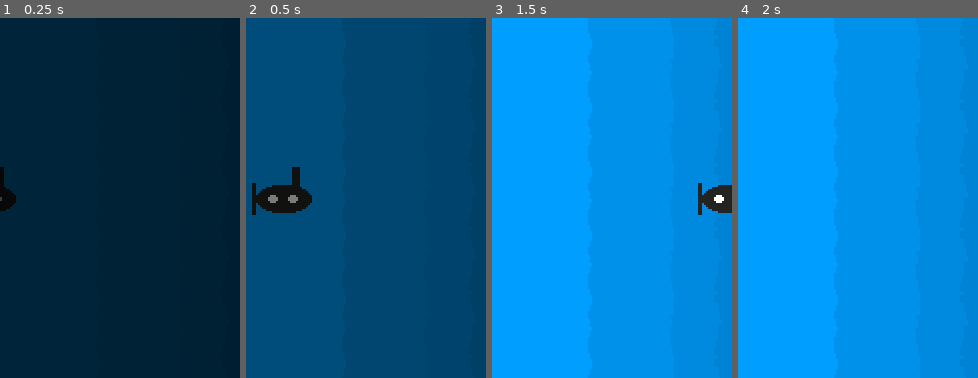
Above: before the commit, frames 1-4 (left to right).
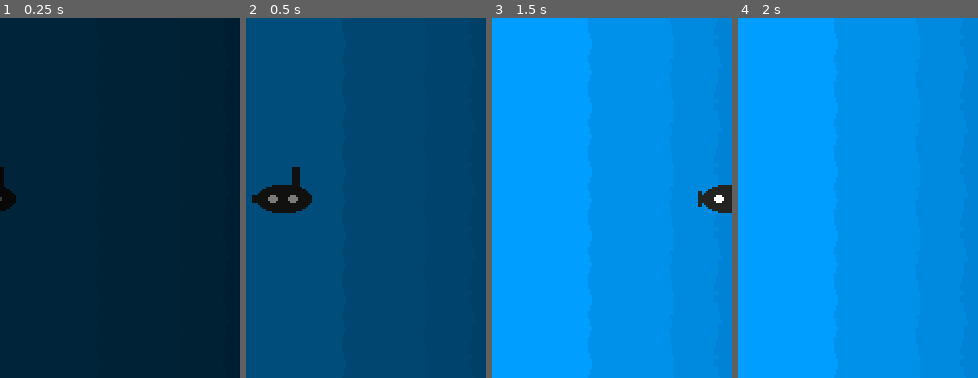
Above: after the commit, the same moments.

Repository: seb-navarro/Endless_Depth
Game: Godot game, scene res://Refuel/Refuel.tscn
Two runs of this game, one before a commit and one after it. Both use one fixed random seed, a clock stepped at 60 frames per second and the inputs below. This scene is started directly instead of the project's main scene.
Inputs:
- Up to frame 1 (0.25 s): no input
- Up to frame 2 (0.5 s): no input
- Up to frame 3 (1.5 s): hold D (move_right) 0.53-1.28 s; hold A (move_left) from 1.28 s (still down)
- Up to frame 4 (2 s): keep holding A (move_left)
The pictures show only the part of the screen within x 0-50%, y 30-80%; the shares and areas given below are measured in that part.

Frame 1 is identical in both runs. In frame 2, 0.1% of the frame differs, in the area x 2-5%, y 45-55%; in frame 3, less than 0.1%; in frame 4, nothing differs.

Commit message:
Fixed animation glitch on submarine in refuelling

Diff:
--- a/Refuel/Refuel.tscn
+++ b/Refuel/Refuel.tscn
@@ -138,6 +138,21 @@
 "speed": 12.0
 }]
 
+[sub_resource type="Animation" id="Animation_3hwpl"]
+length = 0.001
+tracks/0/type = "value"
+tracks/0/imported = false
+tracks/0/enabled = true
+tracks/0/path = NodePath("ColorRect:modulate")
+tracks/0/interp = 1
+tracks/0/loop_wrap = true
+tracks/0/keys = {
+"times": PackedFloat32Array(0),
+"transitions": PackedFloat32Array(1),
+"update": 0,
+"values": [Color(0, 0, 0, 1)]
+}
+
 [sub_resource type="Animation" id="Animation_5w61h"]
 resource_name = "fade_in"
 tracks/0/type = "value"
@@ -153,21 +168,6 @@
 "values": [Color(0, 0, 0, 1), Color(0, 0, 0, 0)]
 }
 
-[sub_resource type="Animation" id="Animation_3hwpl"]
-length = 0.001
-tracks/0/type = "value"
-tracks/0/imported = false
-tracks/0/enabled = true
-tracks/0/path = NodePath("ColorRect:modulate")
-tracks/0/interp = 1
-tracks/0/loop_wrap = true
-tracks/0/keys = {
-"times": PackedFloat32Array(0),
-"transitions": PackedFloat32Array(1),
-"update": 0,
-"values": [Color(0, 0, 0, 1)]
-}
-
 [sub_resource type="Animation" id="Animation_qicmm"]
 resource_name = "fade_out"
 tracks/0/type = "value"
--- a/Refuel/refuel.gd
+++ b/Refuel/refuel.gd
@@ -24,7 +24,7 @@
 	$RefuelStation.position.x = screen_width - refuel_station_size.x / 2
 	$Submarine.position.y = screen_height / 2 + submarine_size.y / 2
 	$Submarine.position.x = 0 - submarine_size.x
-	$Submarine.animation = "submarine"
+	$Submarine.play("submarine")
 	transition_in()
 
 
@@ -53,7 +53,7 @@
 func _on_refuel_timer_timeout() -> void:
 	$FillUpTimer.stop()
 	movement = -100
-	$Submarine.animation = "exit"
+	$Submarine.play("exit")
 	full = true
 
 
